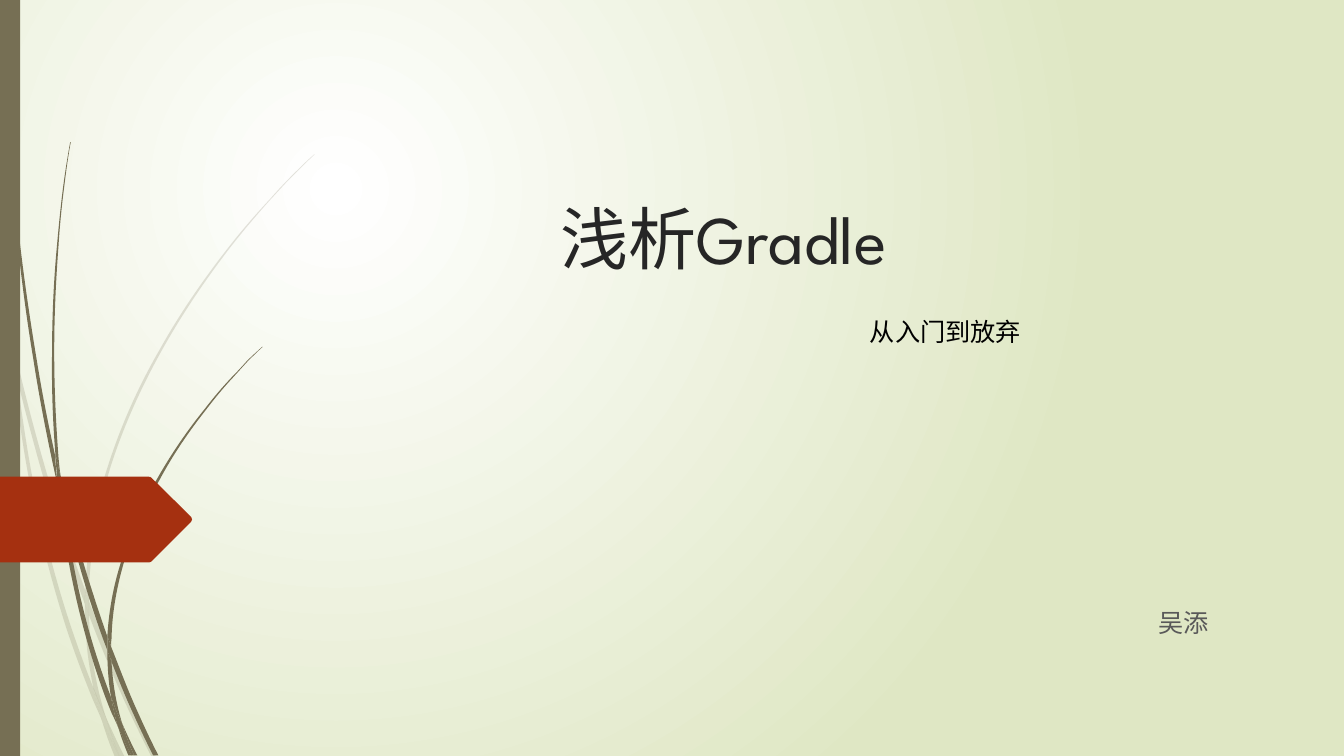
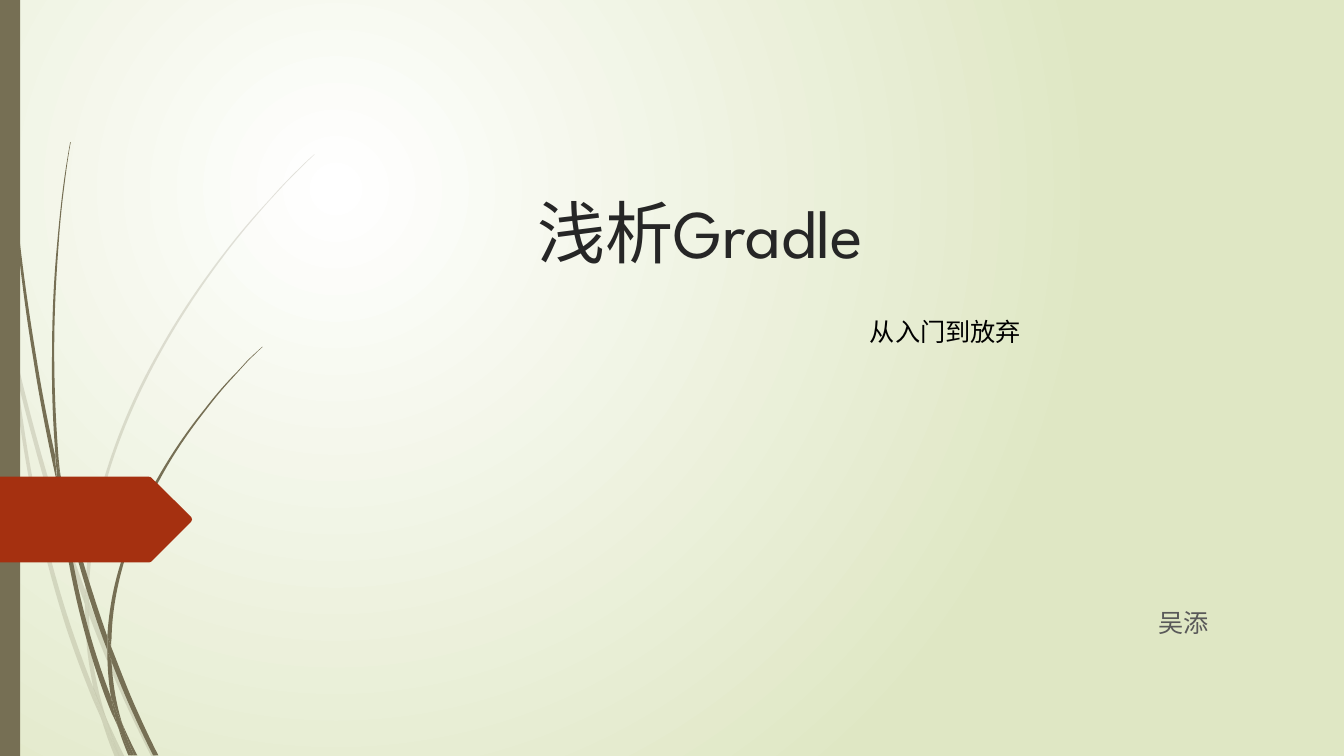
Before and after one commit to xljnc/gradle-springboot-plugin, a slide deck: slide 1 of doc/Gradle浅析.pptx. Drawn at 1344x756 pixels with LibreOffice and Linux fonts; fonts in the diff are those of the drawing. Boxes give left, top, right and bottom in pixels: in the first picture for what was removed or moved away, otherwise in the second. Text is boxed around its words. In the diff, an @@ line names an element or a change of style, - is before the commit and + after.

```diff
--- a/doc/Gradle浅析.pptx
+++ b/doc/Gradle浅析.pptx
@@ title "浅析Gradle": place and size @@
-title "浅析Gradle" at bbox=[561, 207, 887, 270]
+title "浅析Gradle" at bbox=[538, 201, 864, 264]
@@ title "浅析Gradle" at bbox=[538, 201, 864, 264]: alignment left to centre @@
```
Also in this commit, not shown: 1 other slide changed, 4 slides added, 1 slide removed.
